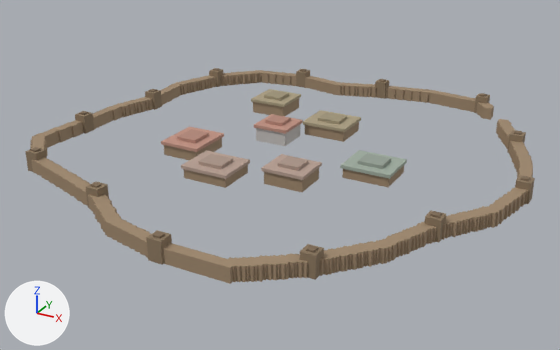
What one commit did to the glTF model assets/edificios/ciudad_poblado_orco_poi_58_2147_01.glb.
Camera for both pictures: a camera (50 mm lens) standing at (53.4, -99.3, 44.9) and looking at (1.2, -4.3, -2.6). The lights are fixed; the arrows at lower left show +X, +Y and +Z. The picture after the commit comes second. Vertices at exactly the same position are counted once.

In view in the first picture: 'ciudad_poblado_orco_poi_58_2147'.
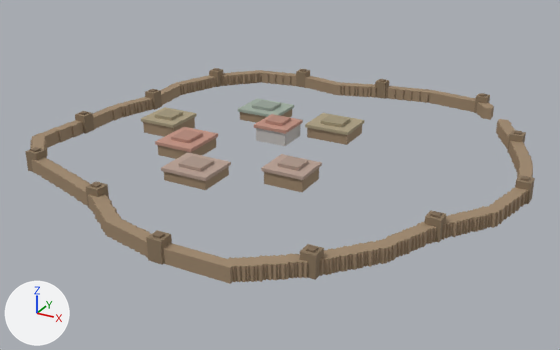
Edits to the bpy script that builds the scene:
```text
Change me_ciudad_poblado_orco_poi_58_2147:
    where me_ciudad_poblado_orco_poi_58_2147.from_pydata(...)  # 2986 vertices, 4194 faces; spans x -34.8..37.5, y -38.2..34.0, z 0.0..3.2
    used by ob_ciudad_poblado_orco_poi_58_2147; location = (0.0, 0.0, 0.0)
    me_ciudad_poblado_orco_poi_58_2147 part 1: the loose piece of 32 vertices spanning x -7.8..-0.2, y -17.2..-10.8, z 0.0..2.5 is moved by (-2.0, -2.0, 0.0)
    me_ciudad_poblado_orco_poi_58_2147 part 2: the loose piece of 32 vertices spanning x 12.0..19.5, y -6.2..0.2, z 0.0..2.5 is moved by (-25.8, 14.0, 0.0)
    me_ciudad_poblado_orco_poi_58_2147 part 3: the loose piece of 32 vertices spanning x -15.5..-9.0, y -11.5..-4.0, z 0.0..2.8 is moved by (-0.8, -0.5, 0.0)
    me_ciudad_poblado_orco_poi_58_2147 part 4: the loose piece of 32 vertices spanning x -0.8..6.8, y 6.8..13.2, z 0.0..2.8 is moved by (1.0, -1.0, 0.0)
    me_ciudad_poblado_orco_poi_58_2147 part 5: the loose piece of 32 vertices spanning x -13.8..-7.2, y 12.2..18.8, z 0.0..3.0 is moved by (-10.5, -17.5, 0.0)
```

What differs and where, as boxes (x1, y1, x2, y2) in the pictures (560 x 350 px; the box of a moved part takes in the faces that stretch with it):
part 1 of me_ciudad_poblado_orco_poi_58_2147, moved or reshaped
    before: (181, 150, 250, 188)
    after: (161, 152, 231, 190)
part 2 of me_ciudad_poblado_orco_poi_58_2147, moved or reshaped
    before: (340, 150, 407, 187)
    after: (238, 99, 294, 123)
part 3 of me_ciudad_poblado_orco_poi_58_2147, moved or reshaped
    before: (161, 126, 224, 160)
    after: (155, 127, 218, 159)
part 4 of me_ciudad_poblado_orco_poi_58_2147, moved or reshaped
    before: (303, 110, 361, 142)
    after: (305, 113, 364, 145)
part 5 of me_ciudad_poblado_orco_poi_58_2147, moved or reshaped
    before: (251, 89, 301, 116)
    after: (141, 107, 197, 137)
